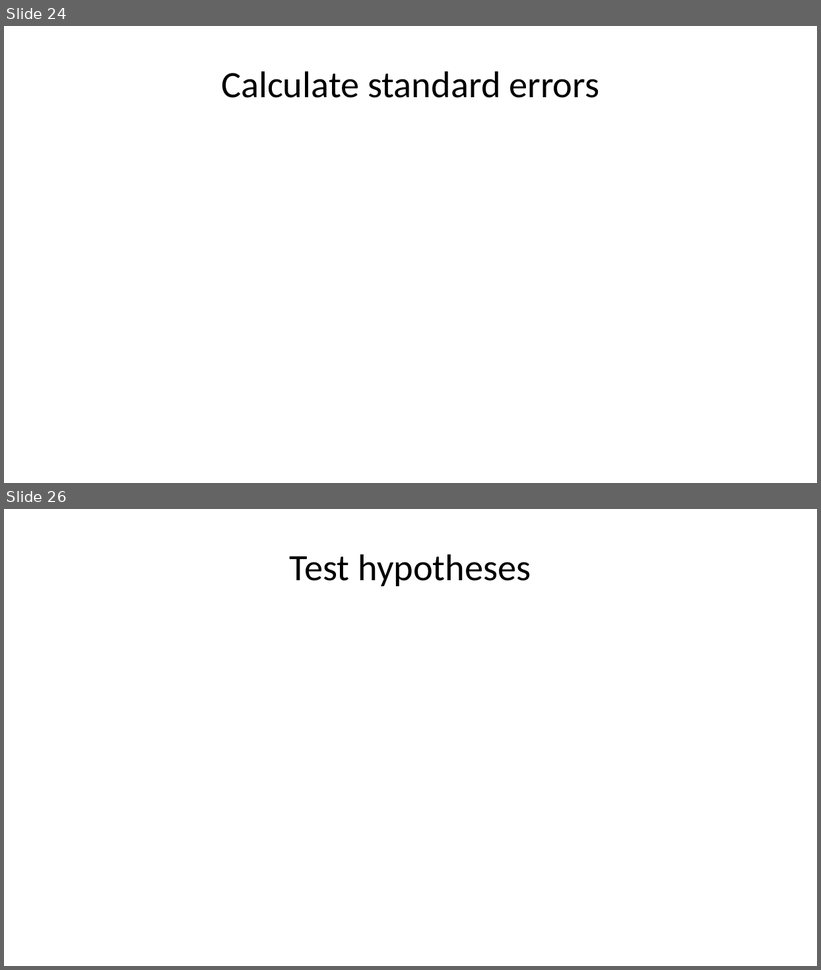
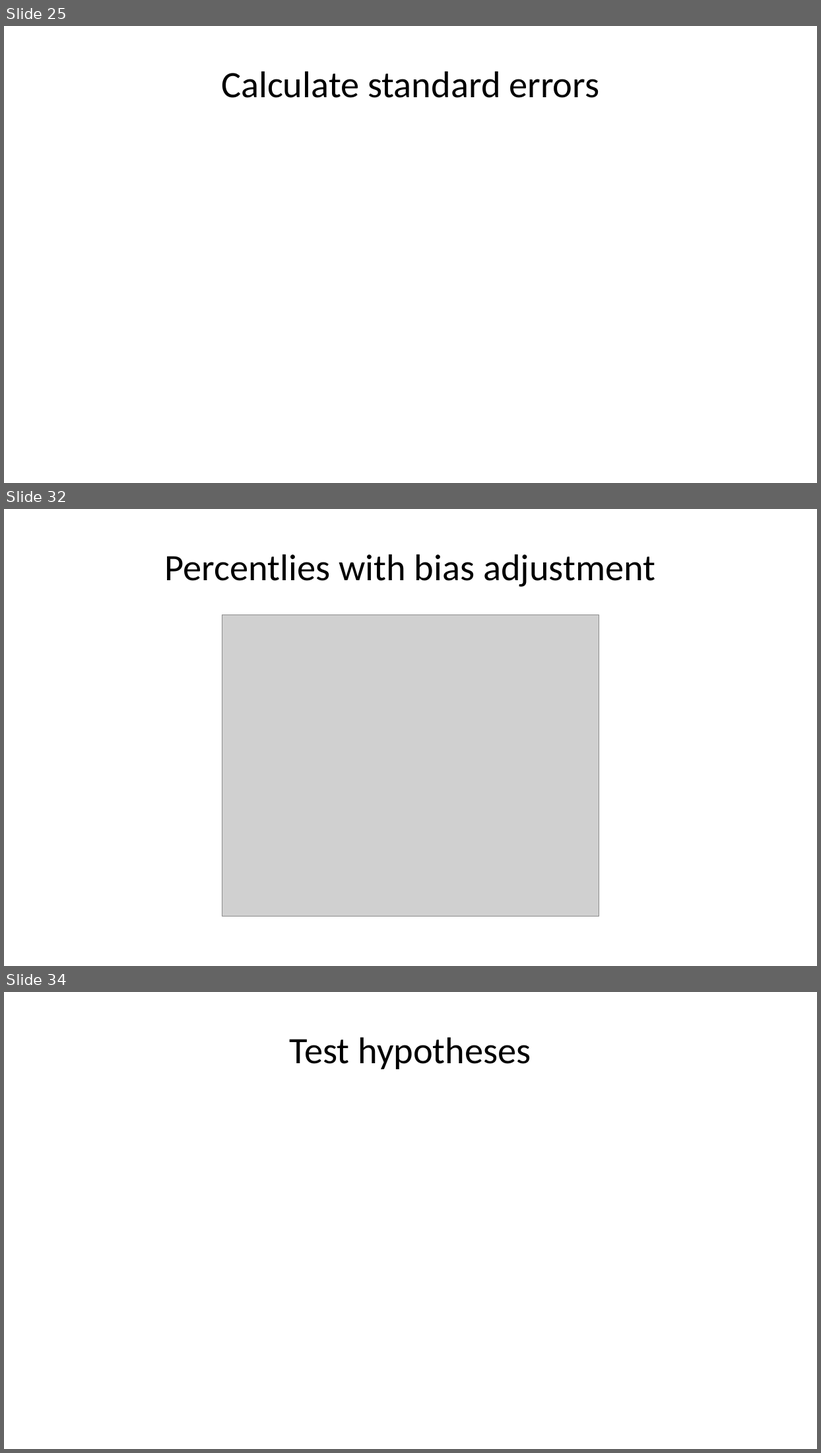
Before and after one commit to pmean/papers-and-presentations, a slide deck: bootstrap/src/bootstrap-slides.pptx. Shown one above the other, each under a label of ours: slides 24 and 26 before the commit, slides 25, 32 and 34 after it; the slides between them are not shown. The pictures are 821x970 and 821x1453 pixels, drawn with LibreOffice and Linux fonts; fonts in the diff are those of the drawing; grey boxes stand for pictures. Boxes give left, top, right and bottom in pixels: in the first picture for what was removed or moved away, otherwise in the second. Text is boxed around its words. In the diff, an @@ line names an element or a change of style, - is before the commit and + after.

Commit message:
Added bias correction and acceleration plots to bootstrap talk

```diff
--- a/bootstrap/src/bootstrap-slides.pptx
+++ b/bootstrap/src/bootstrap-slides.pptx
@@ slide 32 added at box(4, 509, 817, 966), background #FFFFFF @@
@@ title added at box(165, 554, 655, 587), 33 pt, text #000000 @@
+Percentlies with bias adjustment
@@ picture added at box(222, 615, 599, 917) @@
@@ what was slide 24 is now slide 25 @@
@@ what was slide 26 is now slide 34 @@
```
Also in this commit, not shown: 2 slides changed, 7 other slides added, 1 other file.
